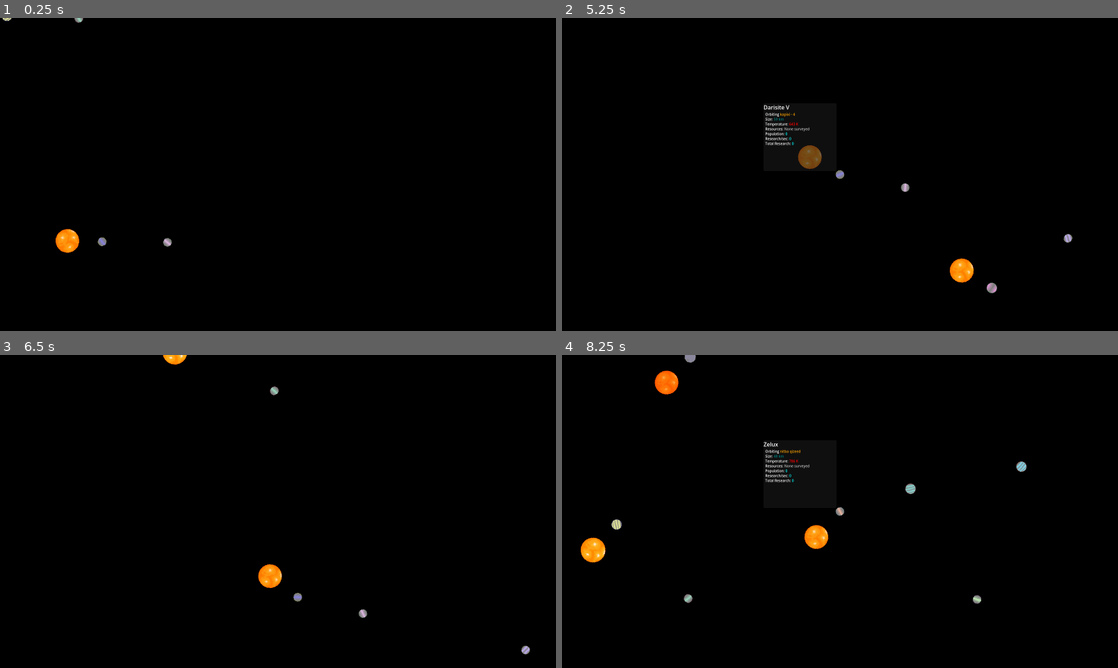
Above: before the commit, frames 1-4 (two rows, left to right).
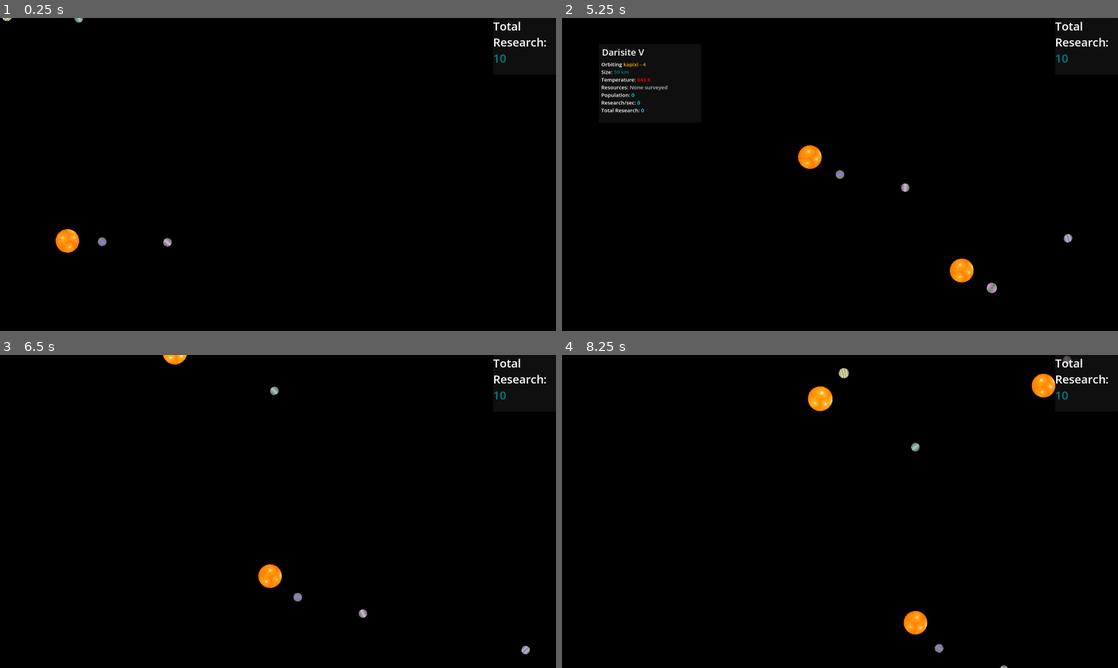
Above: after the commit, the same moments.

Repository: matthman2019/cac-space-game
Game: Godot game, scene res://entities/scenes/GAME.tscn
Two runs of this game, one before a commit and one after it. Both use one fixed random seed, a clock stepped at 60 frames per second and the inputs below.
Inputs (mouse positions are in pixels of both pictures, inside the frame that each line leads up to):
- Up to frame 1 (0.25 s): no input
- Up to frame 2 (5.25 s): tap Enter at 0.5, 2.75 s; drag from (639, 21) to (662, 243) at 0.52 s; drag from (867, 221) to (1079, 215) at 1.27 s; tap Space at 2 s; move the mouse to (895, 105) at 2.02 s; click (895, 105) at 2.17 s; drag from (979, 330) to (673, 127) at 2.77 s; drag from (856, 296) to (867, 174) at 3.52 s; drag from (773, 86) to (956, 111) at 4.27 s; move the mouse to (867, 83) at 5.02 s; click (867, 83) at 5.17 s
- Up to frame 3 (6.5 s): drag from (344, 527) to (428, 624) at 5.77 s
- Up to frame 4 (8.25 s): move the mouse to (962, 495) at 6.52 s; click (962, 495) at 6.67 s; drag from (728, 527) to (812, 574) at 7.27 s; move the mouse to (1067, 361) at 8.02 s; click (1067, 361) at 8.17 s

The runs differ from the first frame. In frame 1, 0.2% of the frame differs, in the area x 88-99%, y 1-15%; in frame 2, 1.4%; in frame 3, 0.2%; in frame 4, 2.7%, in the area x 3-99%, y 0-100%.

Commit message:
started setup for research counter and varialbes

Diff:
--- a/entities/scenes/GAME.tscn
+++ b/entities/scenes/GAME.tscn
@@ -16,10 +16,6 @@
 anchors_preset = 15
 anchor_right = 1.0
 anchor_bottom = 1.0
-offset_left = -800.0
-offset_top = -450.0
-offset_right = -800.0
-offset_bottom = -450.0
 grow_horizontal = 2
 grow_vertical = 2
 mouse_filter = 2
@@ -32,11 +28,27 @@
 anchor_top = 1.0
 anchor_right = 1.0
 anchor_bottom = 1.0
-offset_left = -220.0
-offset_top = -205.0
-offset_right = -10.0
-offset_bottom = -10.0
+offset_left = -1494.0
+offset_top = -825.0
+offset_right = -1298.0
+offset_bottom = -729.0
 grow_horizontal = 0
 grow_vertical = 0
 
+[node name="PanelContainer" type="PanelContainer" parent="Camera2D/CanvasLayer/Gui" unique_id=527524328]
+layout_mode = 1
+anchors_preset = 1
+anchor_left = 1.0
+anchor_right = 1.0
+offset_left = -181.0
+offset_bottom = 163.0
+grow_horizontal = 0
+
+[node name="RichTextLabel" type="RichTextLabel" parent="Camera2D/CanvasLayer/Gui/PanelContainer" unique_id=556956997]
+layout_mode = 2
+theme_override_font_sizes/normal_font_size = 33
+bbcode_enabled = true
+text = "Total Research:
+[color=teal]10[/color]"
+
 [node name="SystemMap" parent="." unique_id=960484211 instance=ExtResource("2_a388t")]
--- a/entities/scenes/planet_info_gui.tscn
+++ /dev/null
@@ -1,38 +0,0 @@
-[gd_scene format=3 uid="uid://dmrjiu63iutwy"]
-
-[ext_resource type="Script" uid="uid://byi5f4ivq70b7" path="res://interface/UIscripts/PlanetInfoGUI.gd" id="1_mxsox"]
-[ext_resource type="Theme" uid="uid://bce45pjp7kcpq" path="res://assets/themes/guiTheme.tres" id="2_hmlbt"]
-
-[node name="PlanetInfoGUI" type="Control" unique_id=1961054574]
-layout_mode = 3
-anchors_preset = 0
-offset_right = 200.0
-offset_bottom = 100.0
-grow_horizontal = 2
-grow_vertical = 2
-script = ExtResource("1_mxsox")
-
-[node name="PanelContainer" type="Panel" parent="." unique_id=1134137268]
-layout_mode = 1
-anchors_preset = 15
-anchor_right = 1.0
-anchor_bottom = 1.0
-grow_horizontal = 2
-grow_vertical = 2
-
-[node name="Name" type="RichTextLabel" parent="PanelContainer" unique_id=892255587]
-layout_mode = 0
-offset_right = 200.0
-offset_bottom = 25.0
-text = "Planet Name"
-
-[node name="Description" type="RichTextLabel" parent="PanelContainer" unique_id=552169741]
-layout_mode = 0
-offset_top = 25.0
-offset_right = 200.0
-offset_bottom = 100.0
-theme = ExtResource("2_hmlbt")
-bbcode_enabled = true
-text = "Average Temperature: [color=cyan] 67 K [/color]
-Resources: Wood, Copper, [color=yellow]Tungsten[/color]
-Size: 67 km [color=red] idk I just need to fill up space[/color]"
--- a/interface/planet_info_gui.tscn
+++ b/interface/planet_info_gui.tscn
@@ -14,25 +14,31 @@
 
 [node name="PanelContainer" type="Panel" parent="." unique_id=1134137268]
 layout_mode = 1
-anchors_preset = 15
-anchor_right = 1.0
-anchor_bottom = 1.0
+anchors_preset = -1
+anchor_right = 1.5050001
+anchor_bottom = 2.3600001
+offset_right = -3.0517578e-05
+offset_bottom = -1.5258789e-05
 grow_horizontal = 2
 grow_vertical = 2
 
 [node name="Name" type="RichTextLabel" parent="PanelContainer" unique_id=892255587]
 layout_mode = 0
-offset_right = 200.0
-offset_bottom = 25.0
+offset_left = 9.0
+offset_top = 5.0
+offset_right = 310.0
+offset_bottom = 49.0
+theme_override_font_sizes/normal_font_size = 26
 text = "Planet Name"
 
 [node name="Description" type="RichTextLabel" parent="PanelContainer" unique_id=552169741]
 layout_mode = 0
-offset_left = 5.0
-offset_top = 25.0
-offset_right = 205.0
-offset_bottom = 148.0
+offset_left = 7.0
+offset_top = 47.0
+offset_right = 296.0
+offset_bottom = 212.0
 theme = ExtResource("2_rgd7b")
+theme_override_font_sizes/normal_font_size = 15
 bbcode_enabled = true
 text = "Orbiting Star[color=orange] Star [/color]
 Resources: Wood, Copper, [color=yellow]Tungsten[/color]
--- /dev/null
+++ b/interface/researchCount.tscn
@@ -0,0 +1,25 @@
+[gd_scene format=3 uid="uid://nqi2ykyfpor3"]
+
+[node name="Control" type="Control" unique_id=178861494]
+layout_mode = 3
+anchors_preset = 15
+anchor_right = 1.0
+anchor_bottom = 1.0
+grow_horizontal = 2
+grow_vertical = 2
+
+[node name="PanelContainer" type="PanelContainer" parent="." unique_id=1213650499]
+layout_mode = 1
+anchors_preset = 1
+anchor_left = 1.0
+anchor_right = 1.0
+offset_left = -181.0
+offset_bottom = 163.0
+grow_horizontal = 0
+
+[node name="RichTextLabel" type="RichTextLabel" parent="PanelContainer" unique_id=347117278]
+layout_mode = 2
+theme_override_font_sizes/normal_font_size = 33
+bbcode_enabled = true
+text = "Total Research:
+[color=teal]10[/color]"
Not shown, changed: testing/saves/galaxySave.txt
